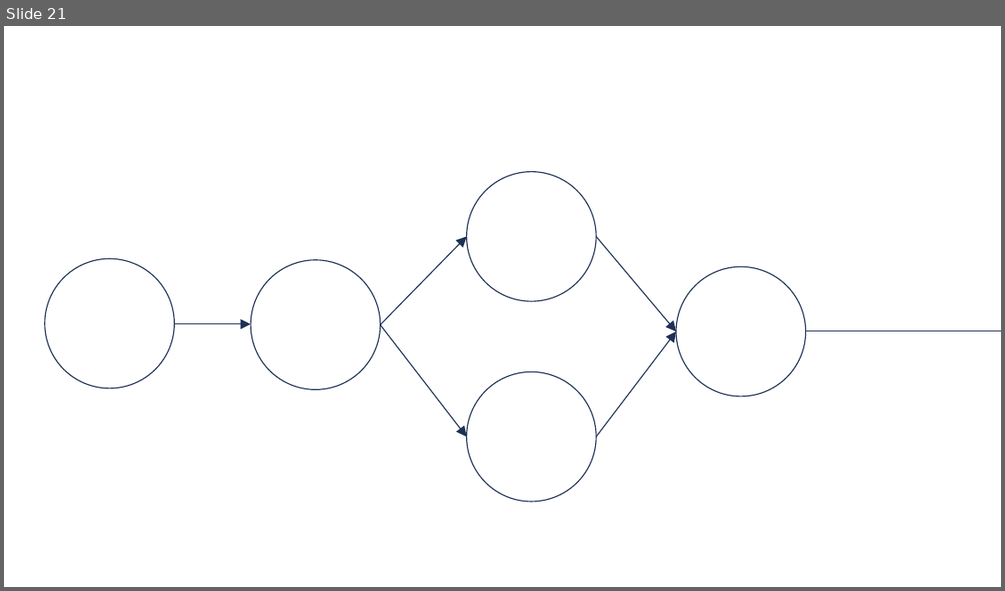
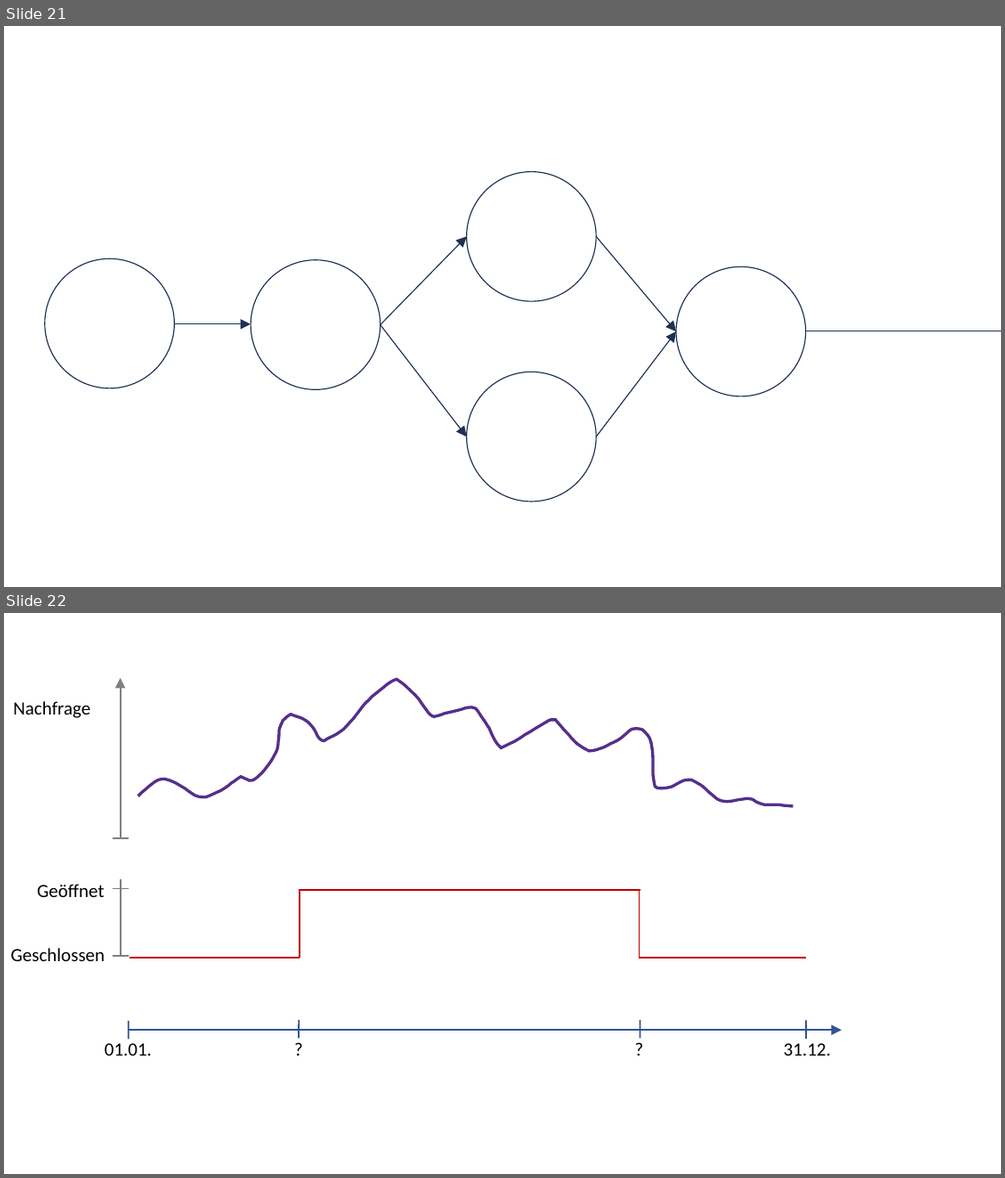
Before and after one commit to djanka2/oms-skript, a slide deck: sketches.pptx. Shown one above the other, each under a label of ours: slide 21 before the commit, slides 21 and 22 after it. The pictures are 1005x591 and 1005x1178 pixels, drawn with LibreOffice and Linux fonts; fonts in the diff are those of the drawing. Boxes give left, top, right and bottom in pixels: in the first picture for what was removed or moved away, otherwise in the second. Text is boxed around its words. In the diff, an @@ line names an element or a change of style, - is before the commit and + after.

```diff
--- a/sketches.pptx
+++ b/sketches.pptx
@@ slide 22 added at (4,613,1001,1174), background #FFFFFF @@
@@ group added at (11,678,841,1063): 13 lines, 7 texts, 2 arrows, 1 freeform shape @@
+01.01.
+31.12.
+?
+?
+Geschlossen
+Geöffnet
+Nachfrage
```
Also in this commit, not shown: 1 slide changed, 1 slide removed, 9 other files.
